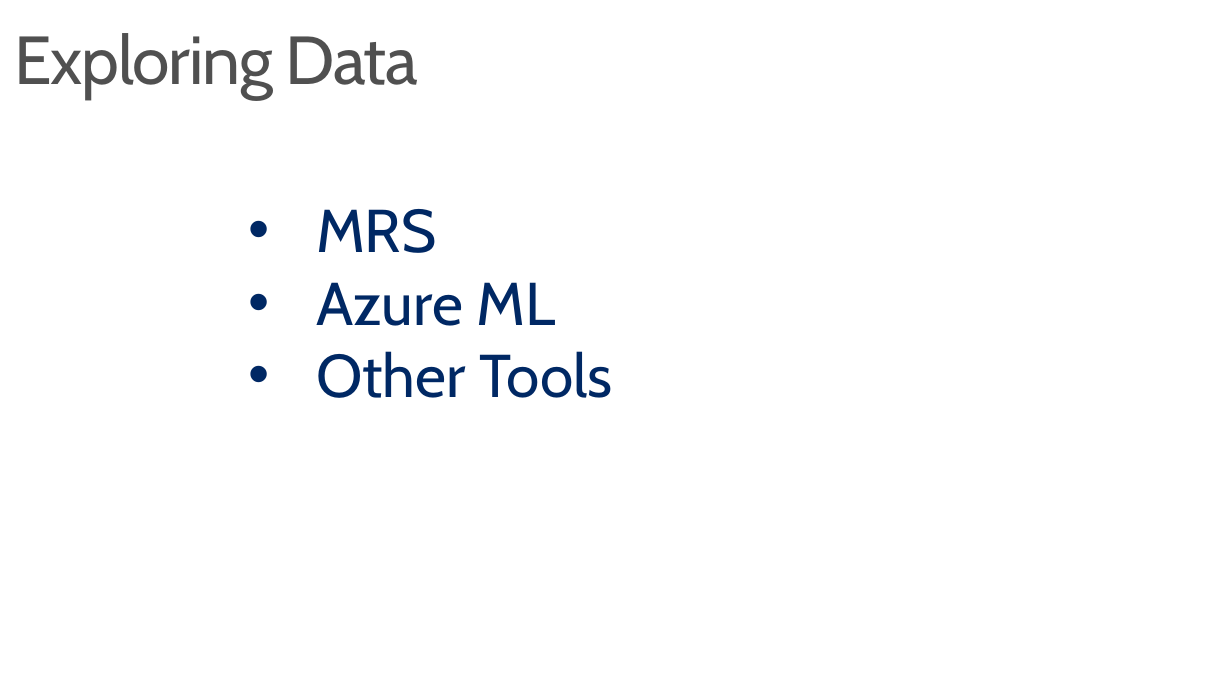
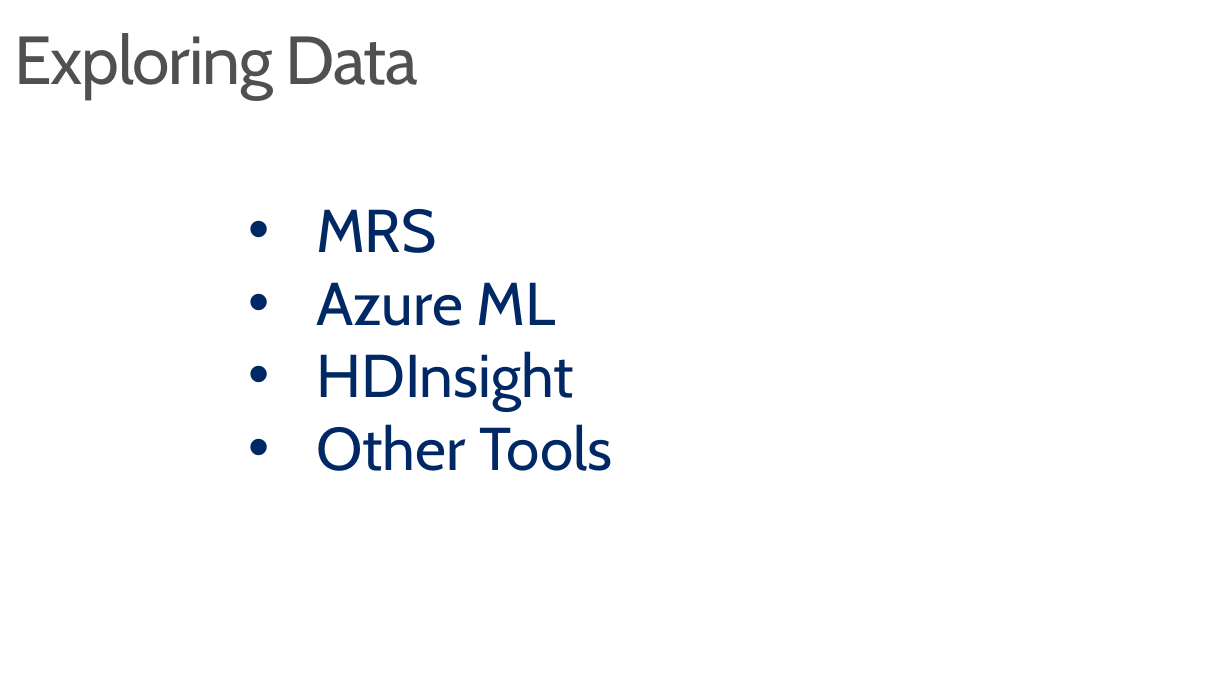
Before and after one commit to DebSarma/LearnAnalytics-CISFoundations, a slide deck: slide 19 of Instructor/CISW - Foundations Section 2.pptx. Drawn at 1232x693 pixels with LibreOffice and Linux fonts; fonts in the diff are those of the drawing; background and template pictures are left out. Boxes give left, top, right and bottom in pixels: in the first picture for what was removed or moved away, otherwise in the second. Text is boxed around its words. In the diff, an @@ line names an element or a change of style, - is before the commit and + after.

```diff
--- a/Instructor/CISW - Foundations Section 2.pptx
+++ b/Instructor/CISW - Foundations Section 2.pptx
@@ text at (x1=316, y1=351, x2=574, y2=411): paragraph added @@
+• HDInsight
```
Also in this commit, not shown: 4 other slides changed, 1 other file.
